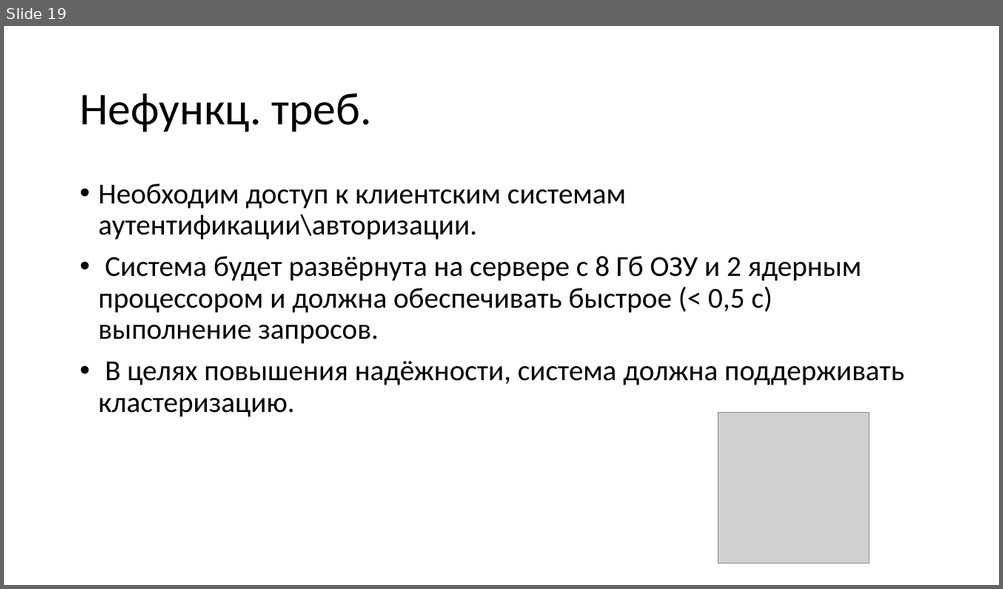
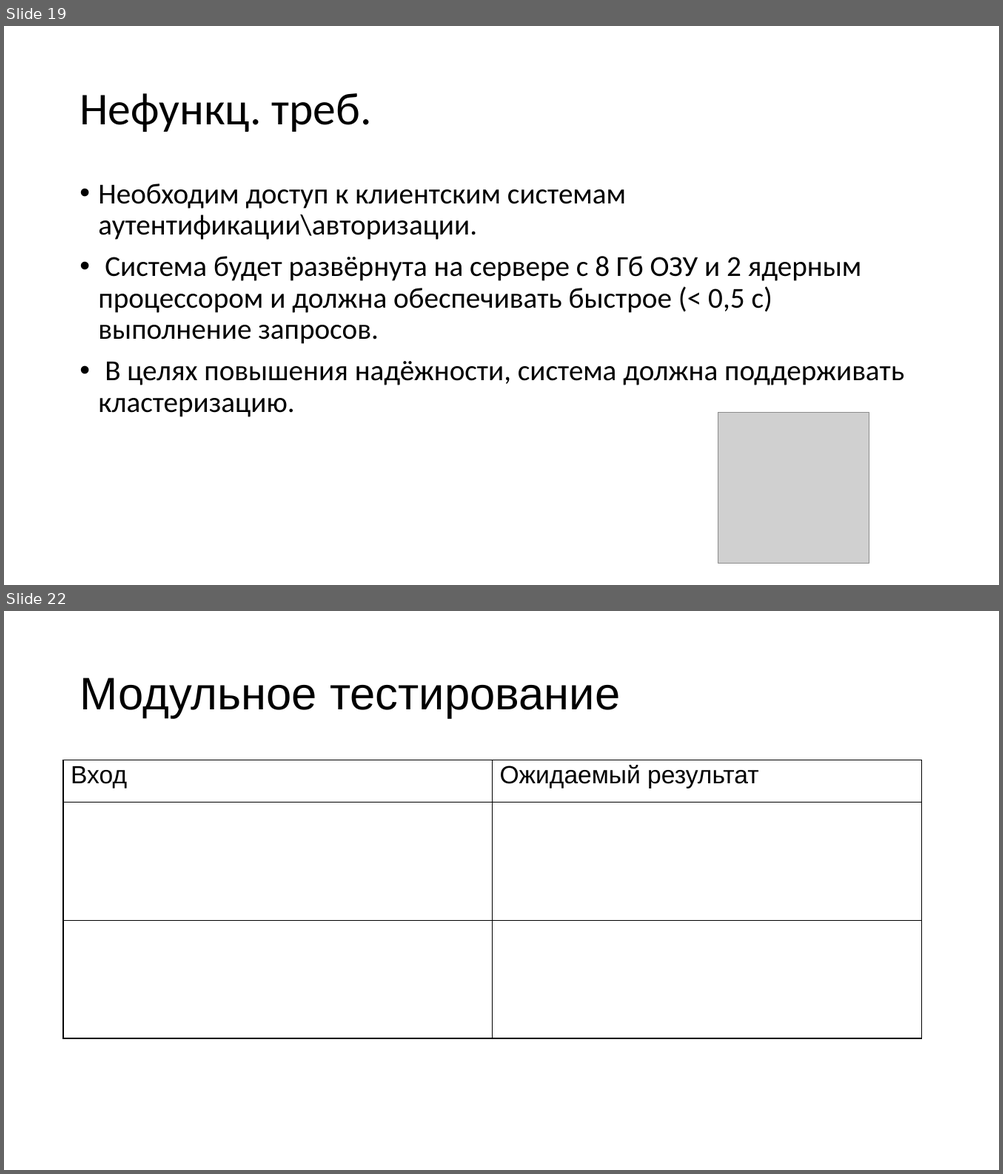
Before and after one commit to KozinOleg97/diplom, a slide deck: Vkr_p2.ppt. Shown one above the other, each under a label of ours: slide 19 before the commit, slides 19 and 22 after it; the slides between them are not shown. The pictures are 1003x589 and 1003x1174 pixels, drawn with LibreOffice and Linux fonts; fonts in the diff are those of the drawing; grey boxes stand for pictures. Boxes give left, top, right and bottom in pixels: in the first picture for what was removed or moved away, otherwise in the second. Text is boxed around its words. In the diff, an @@ line names an element or a change of style, - is before the commit and + after.

```diff
--- a/Vkr_p2.ppt
+++ b/Vkr_p2.ppt
@@ slide 22 added at <box>4,611,999,1170</box>, background #FFFFFF @@
@@ title added at <box>79,678,620,718</box>, 44 pt, text #000000 @@
+Модульное тестирование
@@ table added at <box>64,760,921,1038</box>, 3 rows, 2 columns @@
+Вход | Ожидаемый результат
+ | 
+ | 
```
Also in this commit, not shown: 2 slides changed, 3 other slides added.
